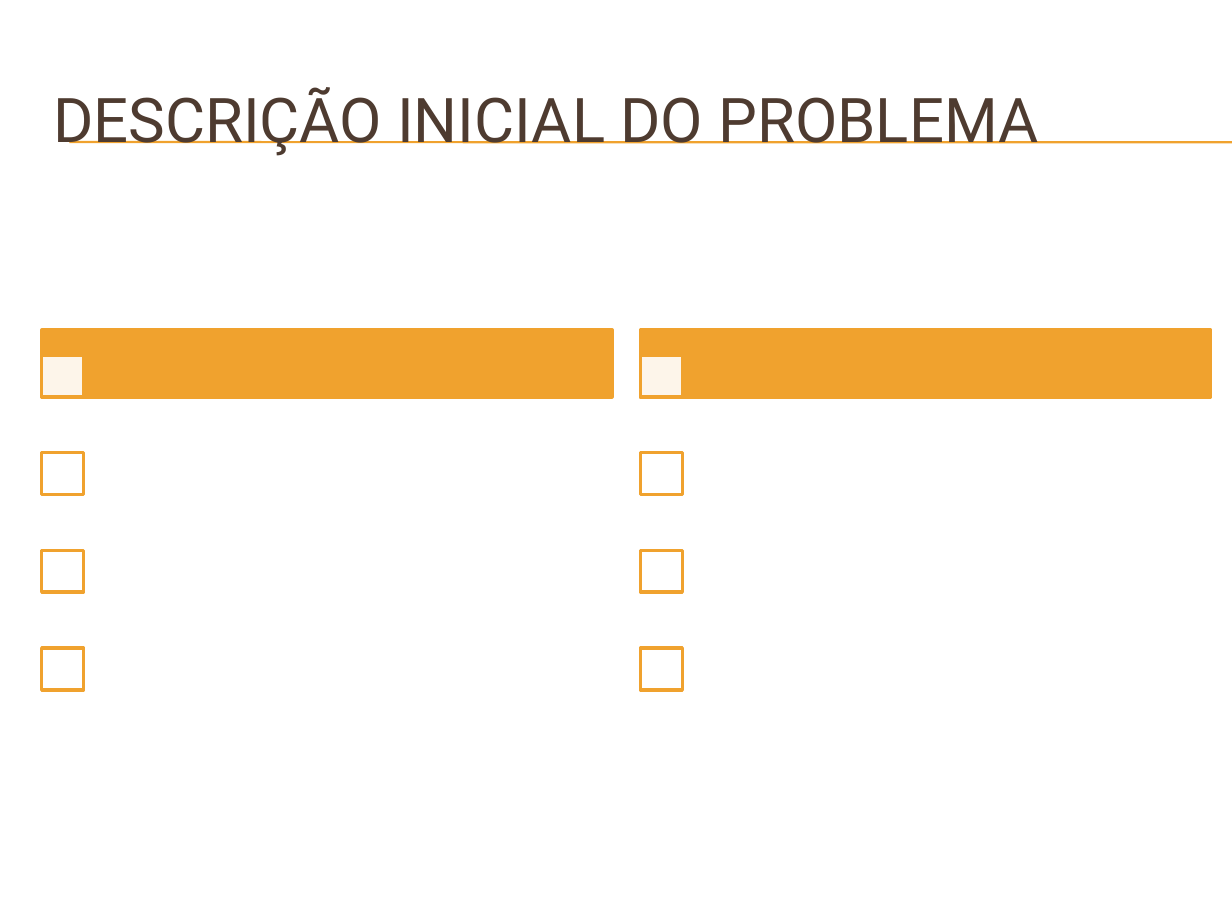
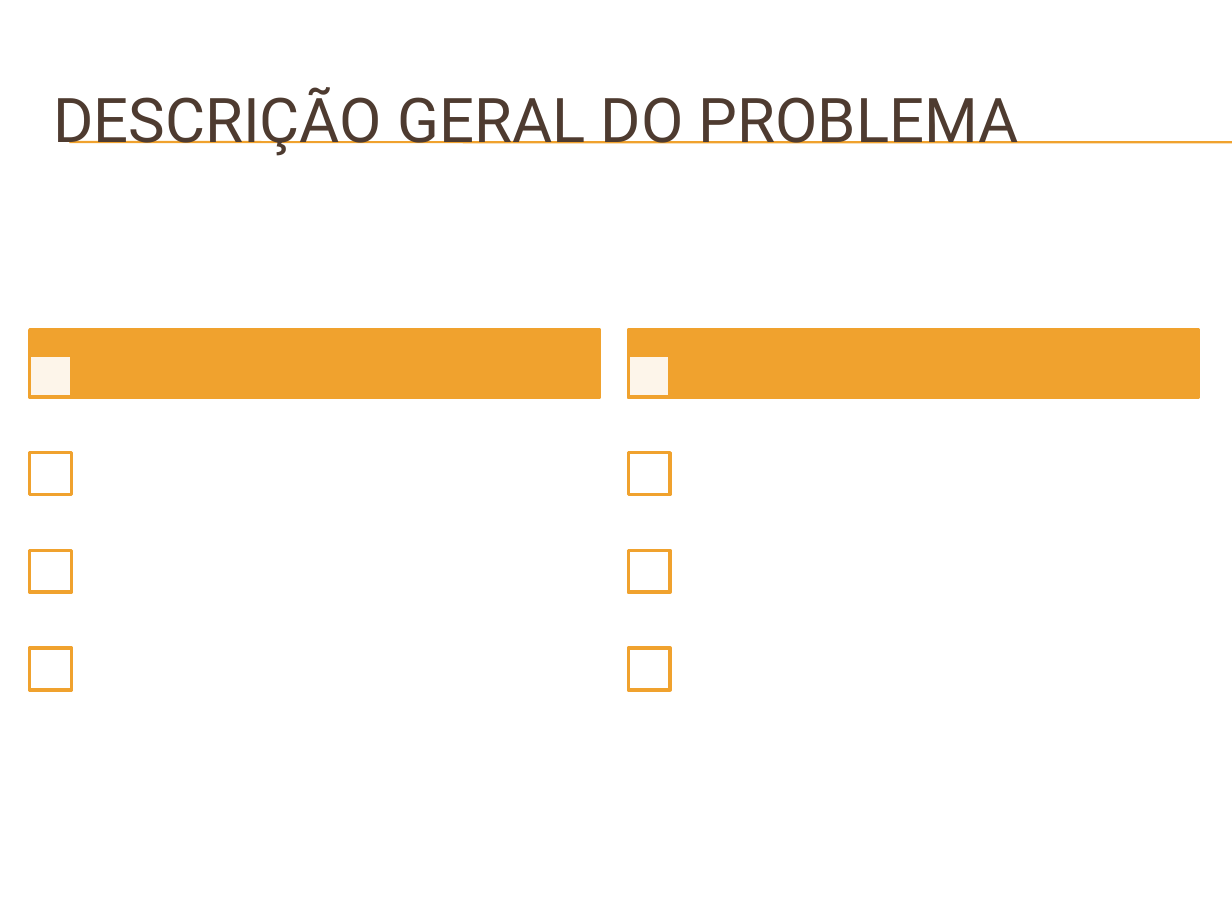
Before and after one commit to Neimarmg/Open_source, a slide deck: slide 4 of SAS/Planejamento/Docs/#3 - Apresentação do projeto.pptx. Drawn at 1232x924 pixels with LibreOffice and Linux fonts; fonts in the diff are those of the drawing; background and template pictures are left out. Boxes give left, top, right and bottom in pixels: in the first picture for what was removed or moved away, otherwise in the second. Text is boxed around its words. In the diff, an @@ line names an element or a change of style, - is before the commit and + after.

```diff
--- a/SAS/Planejamento/Docs/#3 - Apresentação do projeto.pptx
+++ b/SAS/Planejamento/Docs/#3 - Apresentação do projeto.pptx
@@ title at bbox=[53, 87, 1019, 156]: text changed @@
-DESCRIÇÃO INICIAL DO PROBLEMA
+DESCRIÇÃO GERAL DO PROBLEMA
@@ 5 rectangles: place and size @@
-5 rectangles at bbox=[42, 330, 612, 690]
+5 rectangles at bbox=[30, 330, 600, 690]
@@ 5 rectangles: place and size @@
-5 rectangles at bbox=[641, 330, 1211, 690]
+5 rectangles at bbox=[628, 330, 1199, 690]
```
Also in this commit, not shown: 1 other slide changed.
